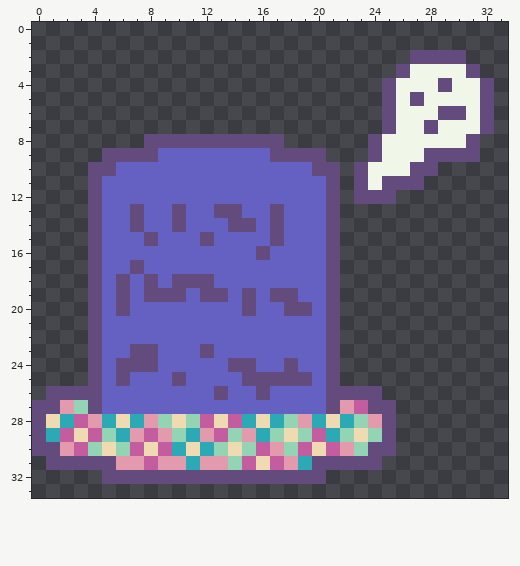
Pixel-art sprite: Assets/sprites/monsters/Tombstone/Tombstone.png. The picture above is the old version.
The file is 34x34 pixels.
The result:
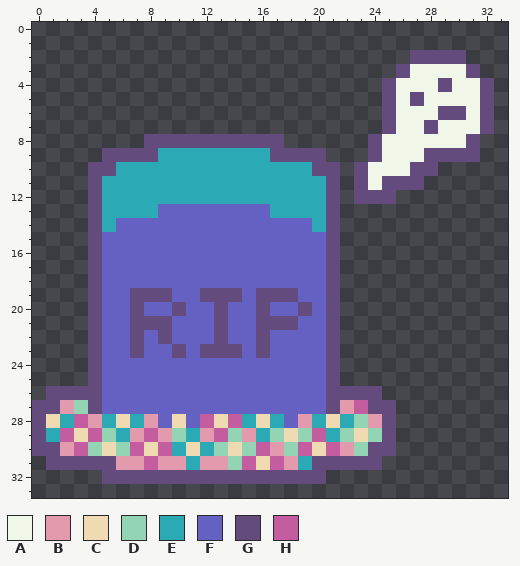
Palette (. is transparent): A #f0f6e8  B #e39aac  C #f0dab1  D #93d4b5  E #2ba9b4  F #6461c2  G #634b7d  H #c45d9f
Difference:
@@ x 3..22 @@
  8 .....GGGGGGGGGG.....
- 9 ..GGGGFFFFFFFFGGGG..
-10 .GGFFFFFFFFFFFFFFGG.
-11 .GFFFFFFFFFFFFFFFFG.
-12 .GFFFFFFFFFFFFFFFFG.
-13 .GFFGFFGFFGGFFGFFFG.
-14 .GFFGFFGFFFGGFGFFFG.
-15 .GFFFGFFFGFFFFGFFFG.
-16 .GFFFFFFFFFFFGFFFFG.
-17 .GFFGFFFFFFFFFFFFFG.
-18 .GFGFGFGGGFFFFFFFFG.
-19 .GFGFGGGFGGFGFGGFFG.
-20 .GFGFFFFFFFFGFFGGFG.
-21 .GFFFFFFFFFFFFFFFFG.
-22 .GFFFFFFFFFFFFFFFFG.
-23 .GFFGGFFFGFFFFFFFFG.
-24 .GFGGGFFFFFGGFFGFFG.
-25 .GFGFFFGFFFFGGGGGFG.
-26 GGFFFFFFFFGFFGFFFFGG
+ 9 ..GGGGEEEEEEEEGGGG..
+10 .GGEEEEEEEEEEEEEEGG.
+11 .GEEEEEEEEEEEEEEEEG.
+12 .GEEEEEEEEEEEEEEEEG.
+13 .GEEEEFFFFFFFFEEEEG.
+14 .GEFFFFFFFFFFFFFFEG.
+15 .GFFFFFFFFFFFFFFFFG.
+16 .GFFFFFFFFFFFFFFFFG.
+17 .GFFFFFFFFFFFFFFFFG.
+18 .GFFFFFFFFFFFFFFFFG.
+19 .GFFGGGFFGGGFGGGFFG.
+20 .GFFGFFGFFGFFGFFGFG.
+21 .GFFGGGFFFGFFGGGFFG.
+22 .GFFGFGFFFGFFGFFFFG.
+23 .GFFGFFGFGGGFGFFFFG.
+24 .GFFFFFFFFFFFFFFFFG.
+25 .GFFFFFFFFFFFFFFFFG.
+26 GGFFFFFFFFFFFFFFFFGG
 27 DGFFFFFFFFFFFFFFFFGB
-28 HBECEBDCDHCHECEDBECE
+28 HBECEBFCFHCHECEFBECE
 29 CHDEBHBDEBHDBEDCDHED
Boxes around the changes in both pictures, in picture pixels (x1, y1, x2, y2):
changed: (102, 148, 326, 428)
